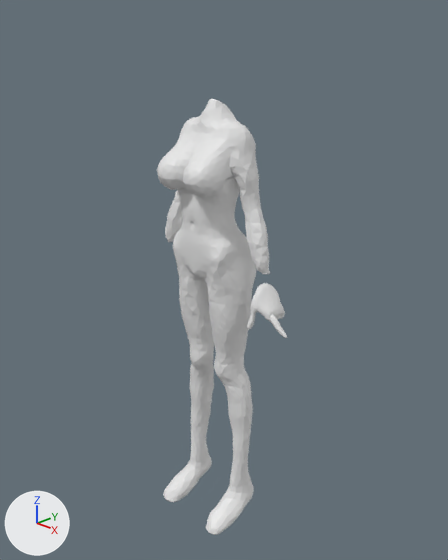
The Blender file models/characters/compan1_sculpt.blend: old version first, new version second.
One viewpoint serves both versions: a 50 mm camera at (1.321, -0.854, 1.625) aimed at (0.042, 0.427, 0.903). Lighting does not change. The marker at lower left points along +X, +Y and +Z.

In view in the first picture: 'Body', 'Sphere'.
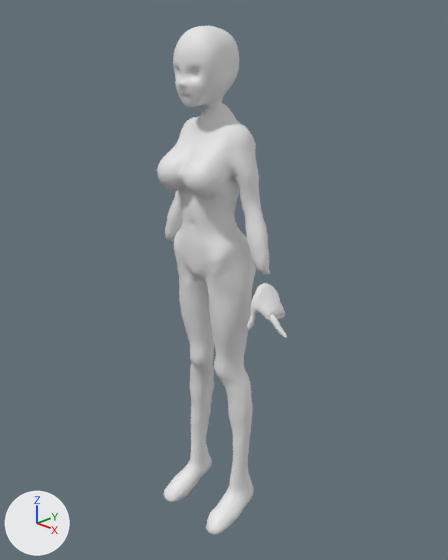
Commit message: basic head shape

Boxes (x1, y1, x2, y2) around the edits, measured in the pictures (448 x 560 px):
```json
{"object": "Head", "change": "added", "after": [173, 26, 239, 110]}
```

The change, as JSON lines over the scene's bpy script:
```json
{"op": "add", "block": "me_sphere_004", "code": ["me_sphere_004 = bpy.data.meshes.new('Sphere.004')", "me_sphere_004.from_pydata(...)  # 2504 vertices, 5004 faces; spans x -0.08..0.079, y -0.106..0.093, z -0.124..0.115", "me_sphere_004.polygons.foreach_set('use_smooth', [True] * 5004)"]}
{"op": "add", "block": "ob_head", "code": ["ob_head = bpy.data.objects.new('Head', me_sphere_004)", "ob_head.location = (-0.001, 0.405, 1.525)"]}
```
